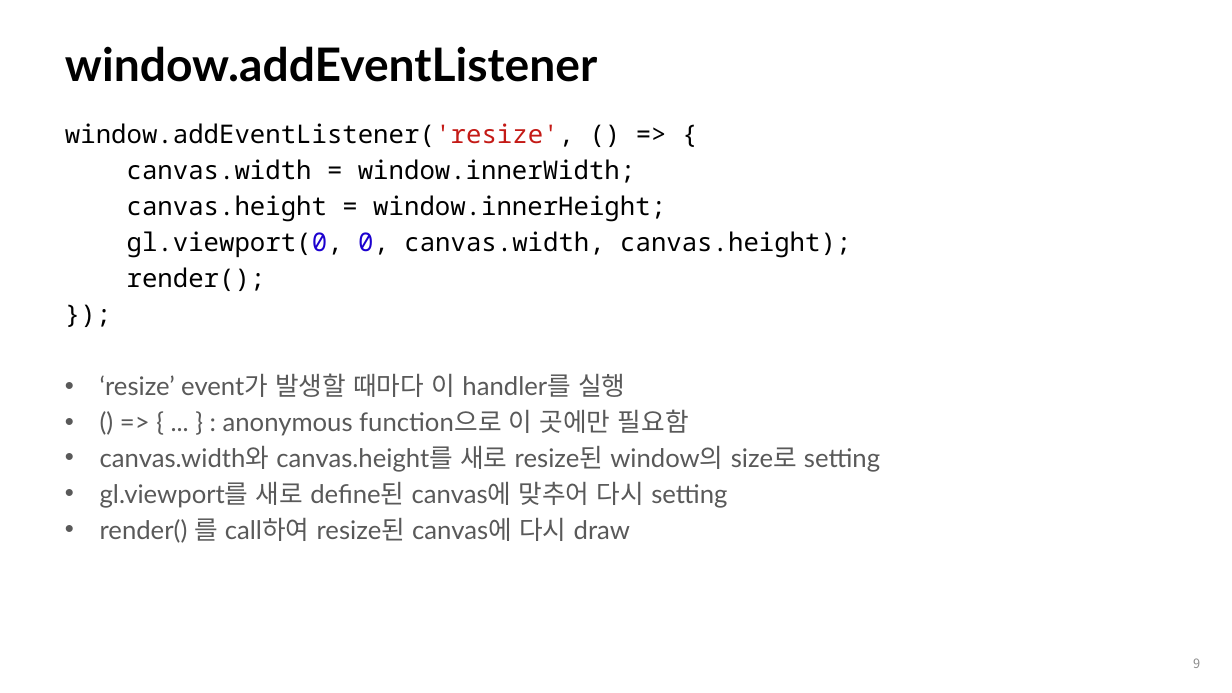
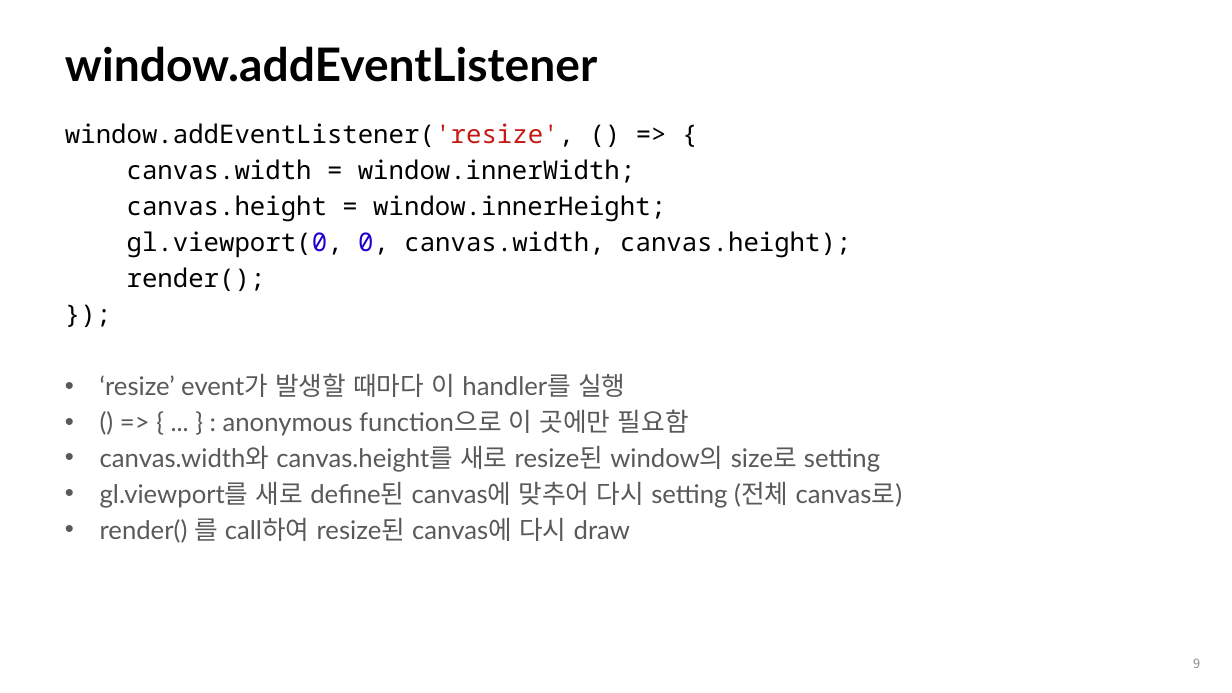
Before and after one commit to nieRmocha/-WebGLDist, a slide deck: slide 9 of Notes/01_3_FirstProgram.pptx. Drawn at 1232x693 pixels with LibreOffice and Linux fonts; fonts in the diff are those of the drawing. Boxes give left, top, right and bottom in pixels: in the first picture for what was removed or moved away, otherwise in the second. Text is boxed around its words. In the diff, an @@ line names an element or a change of style, - is before the commit and + after.

```diff
--- a/Notes/01_3_FirstProgram.pptx
+++ b/Notes/01_3_FirstProgram.pptx
@@ text at [100,482,903,508]: text changed @@
-• gl.viewport를 새로 define된 canvas에 맞추어 다시 setting
+• gl.viewport를 새로 define된 canvas에 맞추어 다시 setting (전체 canvas로)
```
Also in this commit, not shown: 1 other slide changed, 3 other files.
